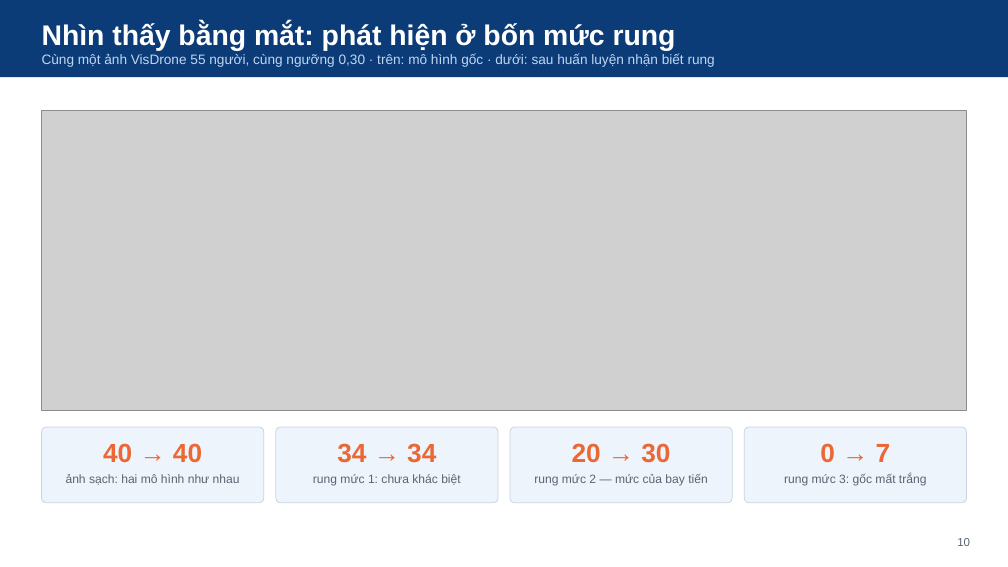
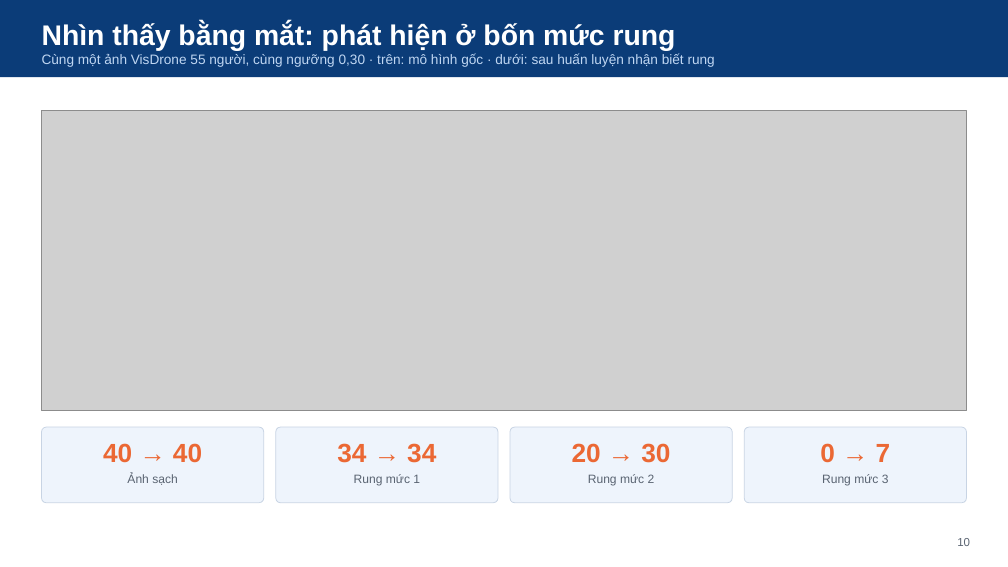
Before and after one commit to NhanHuynh2006/Drone_Following, a slide deck: slide 10 of nckh_SV2026-474/slides/SteadyDet-N_nghiem_thu_nhe.pptx. Drawn at 1008x567 pixels with LibreOffice and Linux fonts; fonts in the diff are those of the drawing; grey boxes stand for pictures. Boxes give left, top, right and bottom in pixels: in the first picture for what was removed or moved away, otherwise in the second. Text is boxed around its words. In the diff, an @@ line names an element or a change of style, - is before the commit and + after.

```diff
--- a/nckh_SV2026-474/slides/SteadyDet-N_nghiem_thu_nhe.pptx
+++ b/nckh_SV2026-474/slides/SteadyDet-N_nghiem_thu_nhe.pptx
@@ text at box(127, 474, 178, 485): text changed @@
-ảnh sạch: hai mô hình như nhau
+Ảnh sạch
@@ text at box(354, 474, 420, 486): text changed @@
-rung mức 1: chưa khác biệt
+Rung mức 1
@@ text at box(588, 474, 655, 486): text changed @@
-rung mức 2 — mức của bay tiến
+Rung mức 2
@@ text at box(822, 474, 889, 486): text changed @@
-rung mức 3: gốc mất trắng
+Rung mức 3
```
Also in this commit, not shown: 5 other files.
